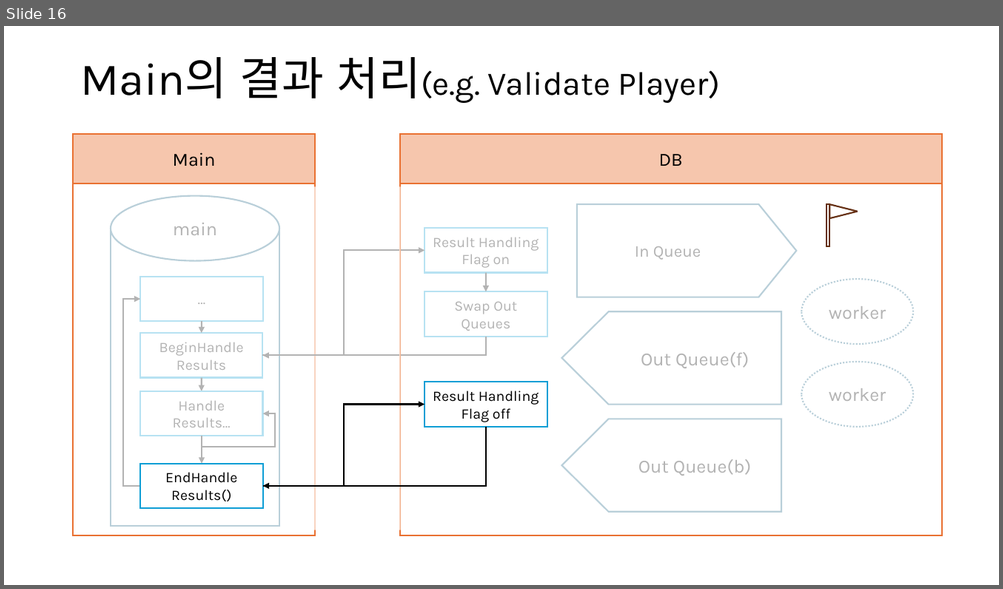
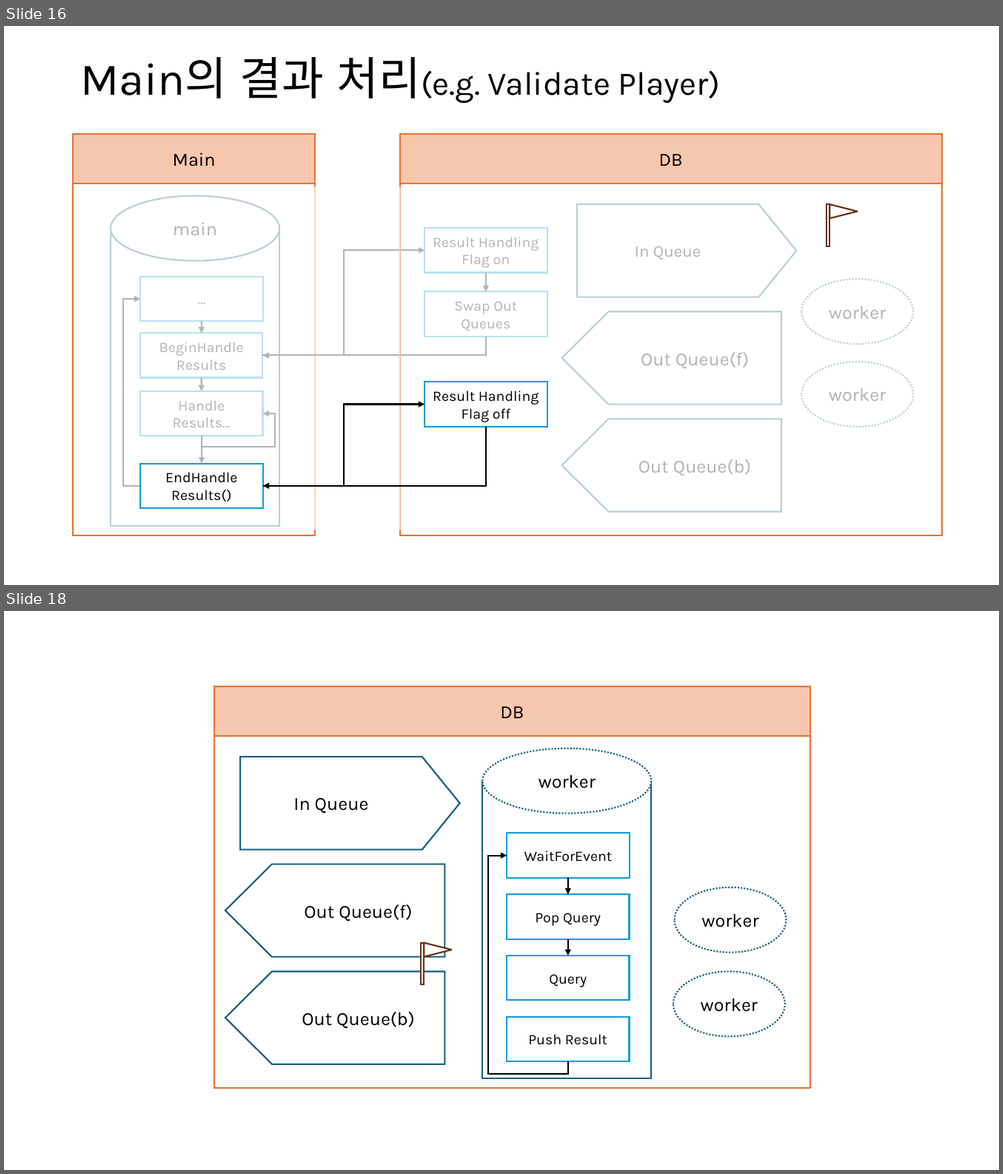
Before and after one commit to SeungjunPi/Tank, a slide deck: ppt/DB 아키텍처.pptx. Shown one above the other, each under a label of ours: slide 16 before the commit, slides 16 and 18 after it; the slides between them are not shown. The pictures are 1003x589 and 1003x1174 pixels, drawn with LibreOffice and Linux fonts; fonts in the diff are those of the drawing. Boxes give left, top, right and bottom in pixels: in the first picture for what was removed or moved away, otherwise in the second. Text is boxed around its words. In the diff, an @@ line names an element or a change of style, - is before the commit and + after.

```diff
--- a/ppt/DB 아키텍처.pptx
+++ b/ppt/DB 아키텍처.pptx
@@ slide 18 added at <box>4,611,999,1170</box>, background #FFFFFF @@
@@ rectangle added at <box>214,686,811,1088</box>, fill #FFFFFF, outline #E97132 1.5 pt @@
@@ rectangle added at <box>214,686,811,735</box>, fill #F6C6AD, outline #E97132 1.5 pt, 18 pt, text #000000 @@
+DB
@@ right arrow added at <box>241,758,460,850</box>, fill #FFFFFF, outline #156082 1.5 pt, 18 pt, text #000000 @@
+In Queue
@@ ellipse added at <box>482,749,651,813</box>, fill #FFFFFF, outline #156082 1.5 pt dashed, 18 pt, text #000000 @@
+worker
@@ rectangle added at <box>482,781,651,1079</box>, fill #FFFFFF, outline #156082 1.5 pt @@
@@ rectangle added at <box>507,833,629,878</box>, fill #FFFFFF, outline #0F9ED5 1.5 pt, 14 pt, text #000000 @@
+WaitForEvent
@@ left arrow added at <box>225,865,445,957</box>, fill #FFFFFF, outline #156082 1.5 pt, 18 pt, text #000000 @@
+Out Queue(f)
@@ elbow arrow added from (568, 1062) to (507, 856), #000000 1.5 pt @@
@@ rectangle added at <box>507,894,629,940</box>, fill #FFFFFF, outline #0F9ED5 1.5 pt, 14 pt, text #000000 @@
+Pop Query
@@ arrow added from (568, 878) to (568, 894), #000000 1.5 pt @@
@@ ellipse added at <box>674,888,787,953</box>, fill #FFFFFF, outline #156082 1.5 pt dashed, 18 pt, text #000000 @@
+worker
@@ rectangle added at <box>421,943,424,985</box>, fill #FFFFFF, outline #663216 1.5 pt @@
@@ triangle added at <box>424,943,452,957</box>, fill #FFFFFF, outline #663216 1.5 pt @@
@@ arrow added from (568, 940) to (568, 956), #000000 1.5 pt @@
@@ rectangle added at <box>507,956,629,1000</box>, fill #FFFFFF, outline #0F9ED5 1.5 pt, 14 pt, text #000000 @@
+Query
@@ left arrow added at <box>225,972,445,1065</box>, fill #FFFFFF, outline #156082 1.5 pt, 18 pt, text #000000 @@
+Out Queue(b)
@@ ellipse added at <box>673,972,785,1037</box>, fill #FFFFFF, outline #156082 1.5 pt dashed, 18 pt, text #000000 @@
+worker
@@ rectangle added at <box>507,1017,629,1062</box>, fill #FFFFFF, outline #0F9ED5 1.5 pt, 14 pt, text #000000 @@
+Push Result
```
Also in this commit, not shown: 38 other files.
